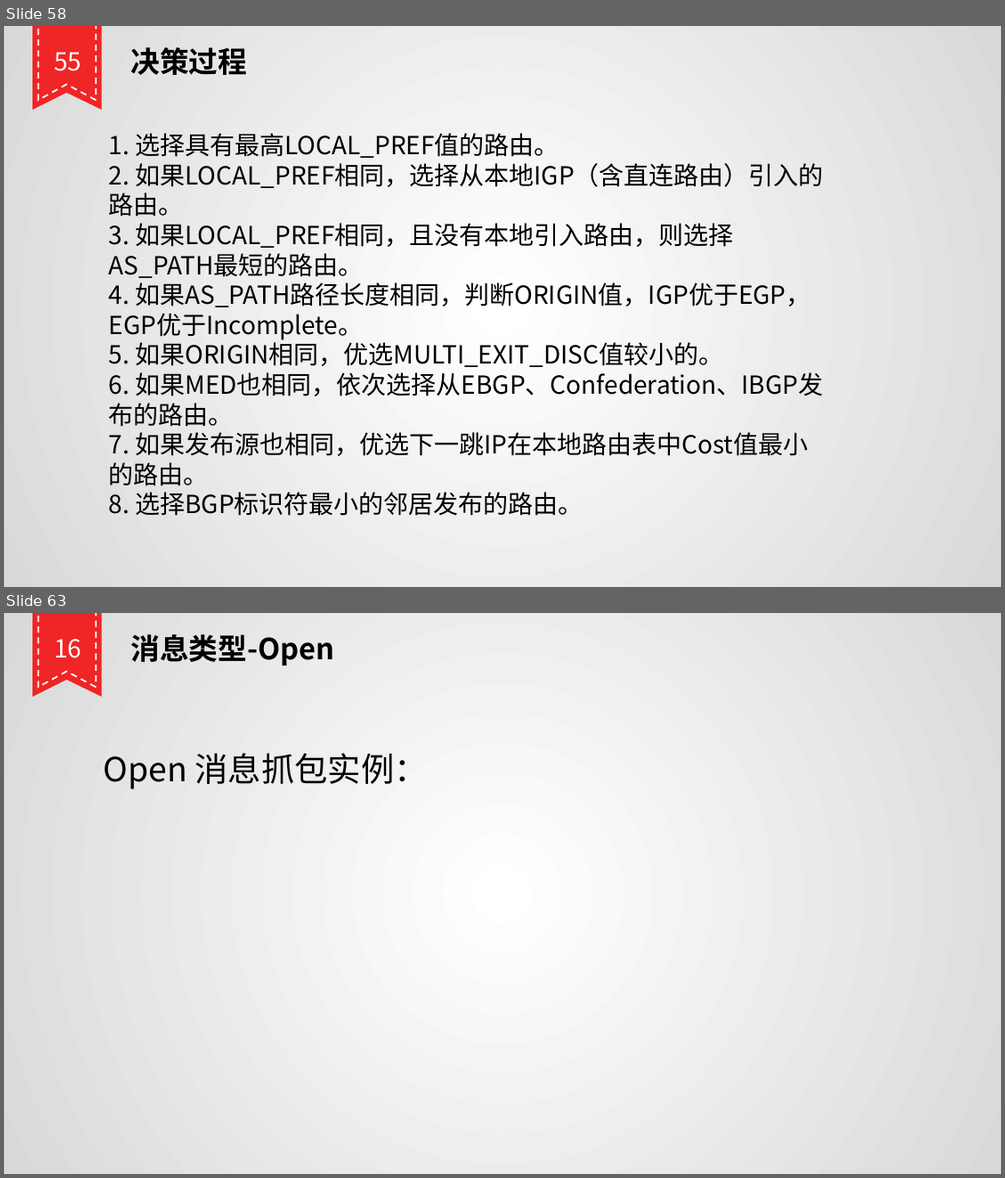
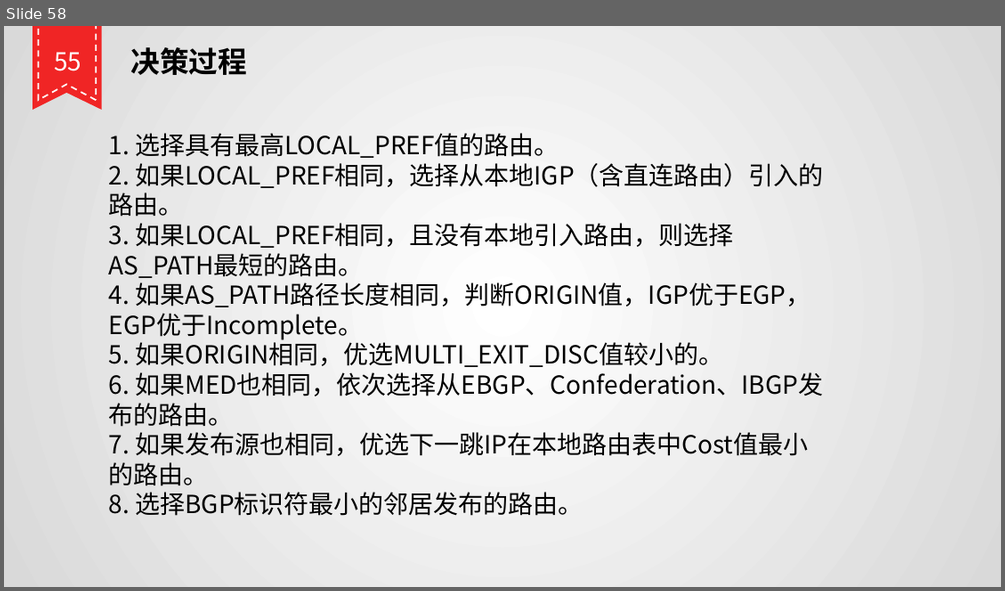
Before and after one commit to wanhl1990/bgp, a slide deck: BGP协议基础篇.pptx. Shown one above the other, each under a label of ours: slides 58 and 63 before the commit, slide 58 after it; the slides between them are not shown. The pictures are 1005x1178 and 1005x591 pixels, drawn with LibreOffice and Linux fonts; fonts in the diff are those of the drawing. Boxes give left, top, right and bottom in pixels: in the first picture for what was removed or moved away, otherwise in the second. Text is boxed around its words. In the diff, an @@ line names an element or a change of style, - is before the commit and + after.

```diff
--- a/BGP协议基础篇.pptx
+++ b/BGP协议基础篇.pptx
@@ slide 63 removed at (4, 613, 1001, 1174), background gradient #CCE8CF to #9FD4A5 @@
@@ freeform shape removed at (32, 613, 101, 697) @@
@@ freeform shape removed at (39, 613, 96, 687) @@
@@ text removed at (54, 639, 81, 658) @@
-16
@@ text removed at (131, 634, 335, 666) @@
-消息类型-Open
@@ text removed at (104, 753, 427, 789) @@
-Open 消息抓包实例：
```
Also in this commit, not shown: 5 slides changed, 4 slides added, 12 other slides removed.
